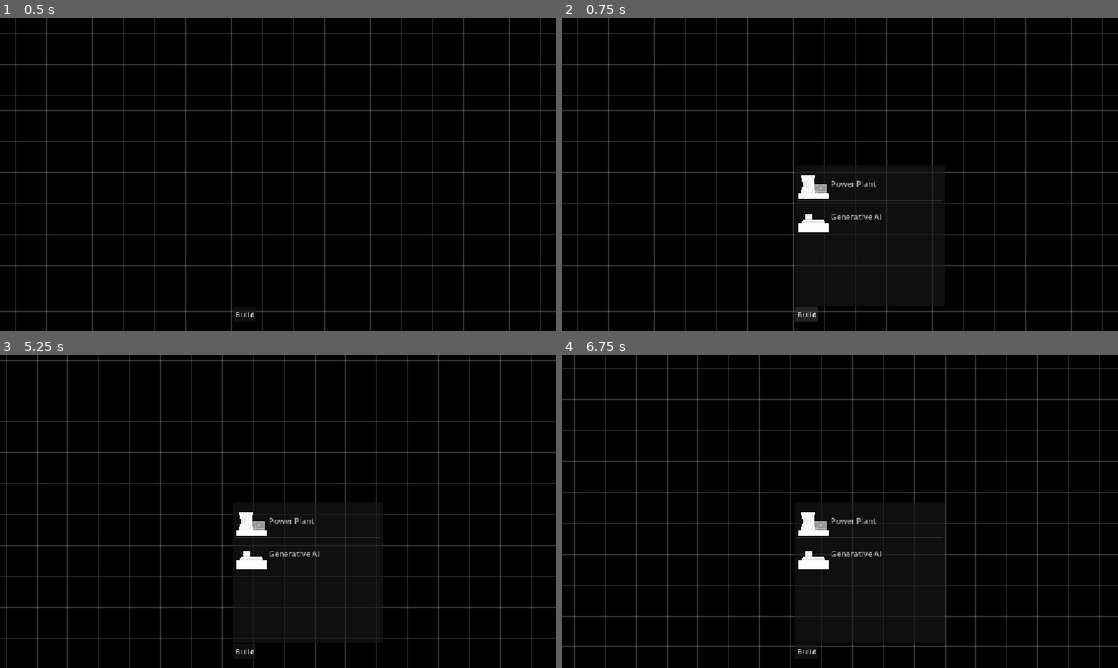
Above: before the commit, frames 1-4 (two rows, left to right).
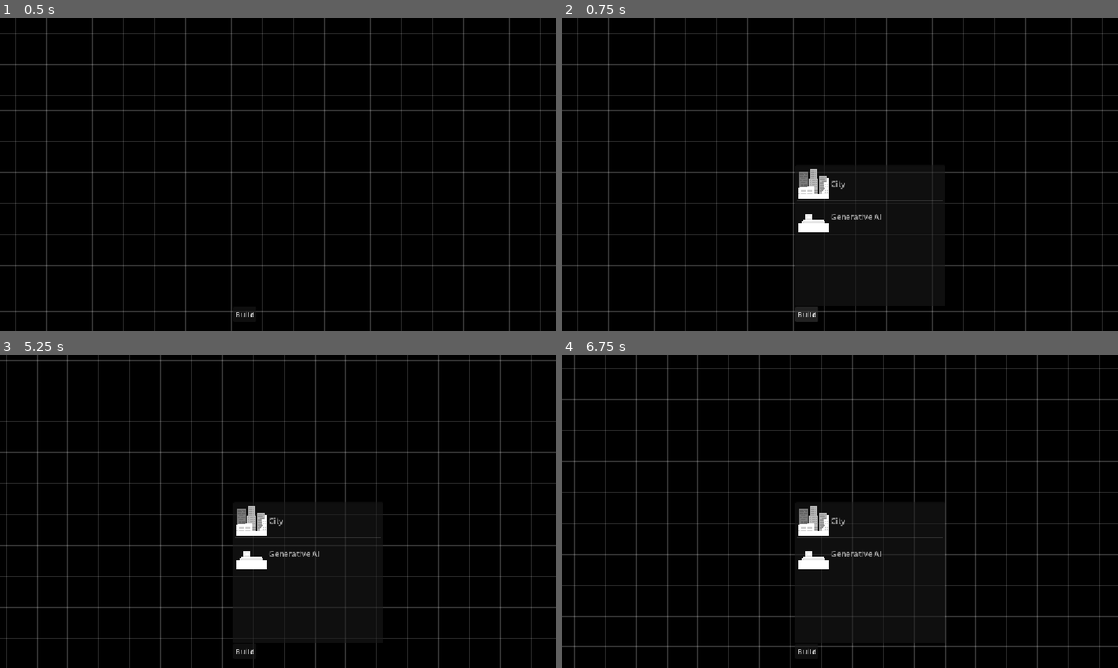
Above: after the commit, the same moments.

Repository: CarlinoCalogero/architect-of-intelligence-board-game
Game: Godot game, scene res://levels/board.tscn
Two runs of this game, one before a commit and one after it. Both use one fixed random seed, a clock stepped at 60 frames per second and the inputs below.
Inputs (mouse positions are in pixels of both pictures, inside the frame that each line leads up to):
- Up to frame 1 (0.5 s): no input
- Up to frame 2 (0.75 s): click "Build" at 0.5 s
- Up to frame 3 (5.25 s): click "Build" at 1.25 s; click "Build" at 2 s; tap Enter at 2.75, 4.25 s; move the mouse to (400, 495) at 2.77 s; press the mouse at (400, 495) at 2.78 s; tap Space at 3.5, 5 s; move the mouse to (166, 527) at 3.52 s; release the mouse at (166, 527) at 3.53 s; tap Mouse wheel down (scroll_down) at 3.6 s; click (166, 527) at 3.67 s; move the mouse to (333, 442) at 4.27 s; hold Mouse wheel up (scroll_up) 4.28-5.03 s; click (333, 442) at 4.42 s; move the mouse to (250, 574) at 5.02 s; click (250, 574) at 5.1 s
- Up to frame 4 (6.75 s): tap Enter at 5.75 s; move the mouse to (1006, 558) at 5.77 s; hold Mouse wheel down (scroll_down) 5.78-6.53 s; click (1006, 558) at 5.92 s; tap Space at 6.5 s; move the mouse to (673, 464) at 6.52 s; tap Mouse wheel up (scroll_up) at 6.6 s; click (673, 464) at 6.67 s

Frame 1 is identical in both runs. In frame 2, 0.4% of the frame differs, in the area x 42-57%, y 48-57%; in frame 3, 0.4%; in frame 4, 0.4%.

Commit message:
added game definition node

Diff:
--- /dev/null
+++ b/game_definitions/game_definition.gd
@@ -0,0 +1,7 @@
+class_name GameDefinition
+extends Node
+
+@onready var structures_definition: StructureDefinition = $StructuresDefinition
+
+func get_structures_definition() -> StructureDefinition:
+	return structures_definition
--- /dev/null
+++ b/game_definitions/game_definition.tscn
@@ -0,0 +1,26 @@
+[gd_scene format=3 uid="uid://dso50mfa3p71h"]
+
+[ext_resource type="Script" uid="uid://ckj147guulx5x" path="res://game_definitions/game_definition.gd" id="1_udp7n"]
+[ext_resource type="PackedScene" uid="uid://tt2j83gkervu" path="res://game_definitions/structures_definition.tscn" id="2_0oul3"]
+[ext_resource type="Script" uid="uid://dsgv5s4ki0om6" path="res://domain/structure_resource.gd" id="3_x8agf"]
+[ext_resource type="Texture2D" uid="uid://b815wo5o7yxc4" path="res://sprites/meeples/city.png" id="4_qjjr5"]
+[ext_resource type="Texture2D" uid="uid://c7ytwllm1dwyq" path="res://sprites/meeples/generative_ai_no_tier.png" id="5_xp61x"]
+
+[sub_resource type="Resource" id="Resource_j6scy"]
+script = ExtResource("3_x8agf")
+name = "City"
+texture = ExtResource("4_qjjr5")
+metadata/_custom_type_script = "uid://dsgv5s4ki0om6"
+
+[sub_resource type="Resource" id="Resource_0v6i5"]
+script = ExtResource("3_x8agf")
+name = "Generative AI"
+texture = ExtResource("5_xp61x")
+is_building_limited = true
+metadata/_custom_type_script = "uid://dsgv5s4ki0om6"
+
+[node name="GameDefinition" type="Node" unique_id=1617683054]
+script = ExtResource("1_udp7n")
+
+[node name="StructuresDefinition" parent="." unique_id=916230121 instance=ExtResource("2_0oul3")]
+buildable_structures = Array[ExtResource("3_x8agf")]([SubResource("Resource_j6scy"), SubResource("Resource_0v6i5")])
--- a/game_definitions/structures_definition.tscn
+++ b/game_definitions/structures_definition.tscn
@@ -1,23 +1,6 @@
 [gd_scene format=3 uid="uid://tt2j83gkervu"]
 
 [ext_resource type="Script" uid="uid://dfs7ij8awex63" path="res://game_definitions/structures_definition.gd" id="1_f2pfu"]
-[ext_resource type="Script" uid="uid://dsgv5s4ki0om6" path="res://domain/structure_resource.gd" id="2_odp13"]
-[ext_resource type="Texture2D" uid="uid://bd8yqo1b7b5v8" path="res://sprites/meeples/power_plant.png" id="3_lj5to"]
-[ext_resource type="Texture2D" uid="uid://c7ytwllm1dwyq" path="res://sprites/meeples/generative_ai_no_tier.png" id="4_lj5to"]
-
-[sub_resource type="Resource" id="Resource_w7672"]
-script = ExtResource("2_odp13")
-name = "Power Plant"
-texture = ExtResource("3_lj5to")
-metadata/_custom_type_script = "uid://dsgv5s4ki0om6"
-
-[sub_resource type="Resource" id="Resource_kpgpm"]
-script = ExtResource("2_odp13")
-name = "Generative AI"
-texture = ExtResource("4_lj5to")
-is_building_limited = true
-metadata/_custom_type_script = "uid://dsgv5s4ki0om6"
 
 [node name="StructuresDefinition" type="Node" unique_id=916230121]
 script = ExtResource("1_f2pfu")
-buildable_structures = Array[ExtResource("2_odp13")]([SubResource("Resource_w7672"), SubResource("Resource_kpgpm")])
--- a/managers/game_state_manager.gd
+++ b/managers/game_state_manager.gd
@@ -1,18 +1,18 @@
 class_name GameStateManager
 extends Node
 
-const STRUCTURES_DEFINITION_RESOURCE: Resource = preload("uid://tt2j83gkervu")
+const GAME_DEFINITION_RESOURCE: Resource = preload("uid://dso50mfa3p71h")
 
 var players: Array = []
 var current_player_index: int = -1
 
-var structure_definition: StructureDefinition
+var game_definition: GameDefinition
 
 func _ready():
-	structure_definition = STRUCTURES_DEFINITION_RESOURCE.instantiate()
-	add_child(structure_definition)
+	game_definition = GAME_DEFINITION_RESOURCE.instantiate()
+	add_child(game_definition)
 
-	var player: PlayerStateManager = PlayerStateManager.new(structure_definition)
+	var player: PlayerStateManager = PlayerStateManager.new(game_definition)
 	players.append(player)
 	current_player_index = 0
 
--- a/managers/player_state_manager.gd
+++ b/managers/player_state_manager.gd
@@ -3,8 +3,8 @@
 
 var structure_manager: StructureManager
 
-func _init(structure_definition: StructureDefinition):
-	structure_manager = StructureManager.new(structure_definition)
+func _init(game_definition: GameDefinition):
+	structure_manager = StructureManager.new(game_definition.get_structures_definition())
 
 func get_structure_manager() -> StructureManager:
 	return structure_manager
Not shown, added: game_definitions/game_definition.gd.uid
